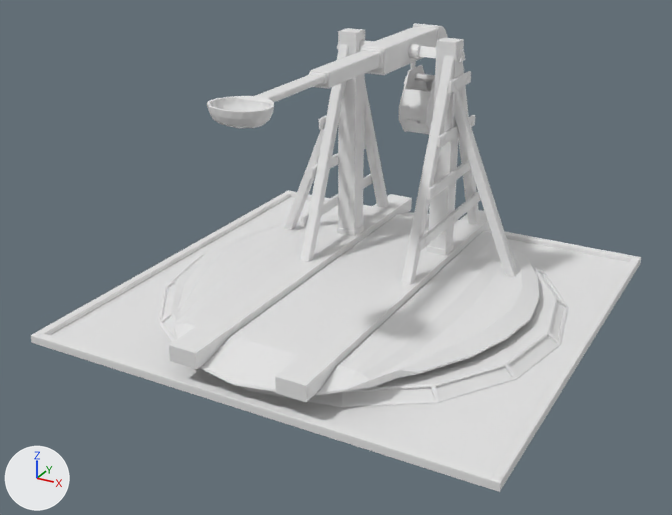
Two versions of the FBX model JJP_PA2_3DGame/Assets/GameFolder/Objects/Buildings/Defensive Buildings/PumpkinTrebuchet/3by3 Plat.fbx, one commit apart.
Rendered twice from a 50 mm lens placed at (7.09, -12.0, 5.53), pointed at (1.88, -2.51, 0.79). Arrows for +X, +Y and +Z are at lower left; the lights stay in place. Where no turn or scale is listed for an object, it has been applied to the vertices. Vertices at the same position are counted once.

Objects in the first picture: 'Base', 'Object.001', 'RotationBase', 'Stick'.
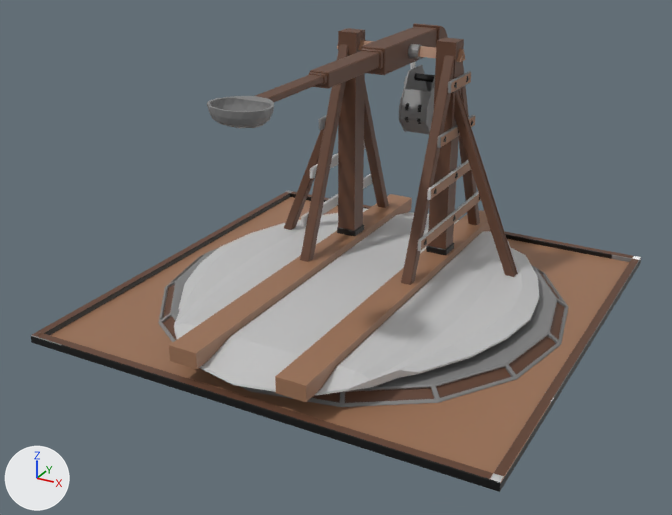
Where the newer file only moved an object's origin or applied its transform, the numbers keep the older frame.

Pixel boxes (x1, y1, x2, y2) of what changed, in the pictures (672 x 515 px):
'RotationBase', recoloured, surface changed
    both: (169, 28, 539, 402)
'Base', recoloured, surface changed (white to brown)
    both: (31, 190, 641, 492)
'Stick', recoloured
    both: (207, 23, 448, 128)
'Object.001', recoloured
    both: (399, 65, 435, 134)

Patch to the scene script:
```diff
--- a/JJP_PA2_3DGame/Assets/GameFolder/Objects/Buildings/Defensive Buildings/PumpkinTrebuchet/3by3 Plat.fbx.py
+++ b/JJP_PA2_3DGame/Assets/GameFolder/Objects/Buildings/Defensive Buildings/PumpkinTrebuchet/3by3 Plat.fbx.py
@@ img_tribuchet_png @@
+img_tribuchet_png = load_image('tribuchet.png', 'tribuchet.png', 662, 469, 'sRGB')
@@ mat_material_001 @@
+mat_material_001 = principled_material('Material.001')
+mat_material_001.texture = img_tribuchet_png
@@ me_cylinder_003 @@
 me_cylinder_003.from_pydata(...)  # 372 vertices, 359 faces; spans x -0.266..0.266, y -0.491..0.491, z -0.845..0.006
+me_cylinder_003.materials.append(mat_material_001)  # picture img_tribuchet_png
@@ me_cube_007 @@
 me_cube_007.from_pydata(...)  # 388 vertices, 539 faces; spans x -0.35..0.35, y -3.89..1.19, z -0.21..0.19
+me_cube_007.materials.append(mat_material_001)  # picture img_tribuchet_png
@@ me_cube_008 @@
 me_cube_008.from_pydata(...)  # 331 vertices, 320 faces; spans x -3.0..3.0, y -3.0..3.0, z 0.0..0.31
 # used by ob_base; location = (2.0, -2.0, 0.0)
+# me_cube_008 part 2: texture (UV) coordinates of 320 of 320 faces, centred in x -3.0..3.0, y -3.0..3.0, z 0.0..0.27, changed; they spanned u 0.11..1.73, v -1.06..1.67 and now span u 0.09..0.94, v 0.04..0.97
+me_cube_008.materials.append(mat_material_001)  # picture img_tribuchet_png
@@ me_cube_009 @@
 me_cube_009.from_pydata(...)  # 1071 vertices, 956 faces; spans x -2.33..2.3, y -3.0..2.7, z 0.13..3.35
 # used by ob_rotationbase; location = (2.0, -2.0, 0.0)
+# me_cube_009 part 1: texture (UV) coordinates of 956 of 956 faces, centred in x -2.26..2.26, y -2.96..2.66, z 0.22..3.35, changed; they spanned u 0.0..1.73, v -1.06..1.0 and now span u 0.01..0.93, v 0.01..0.97
+me_cube_009.materials.append(mat_material_001)  # picture img_tribuchet_png
```
